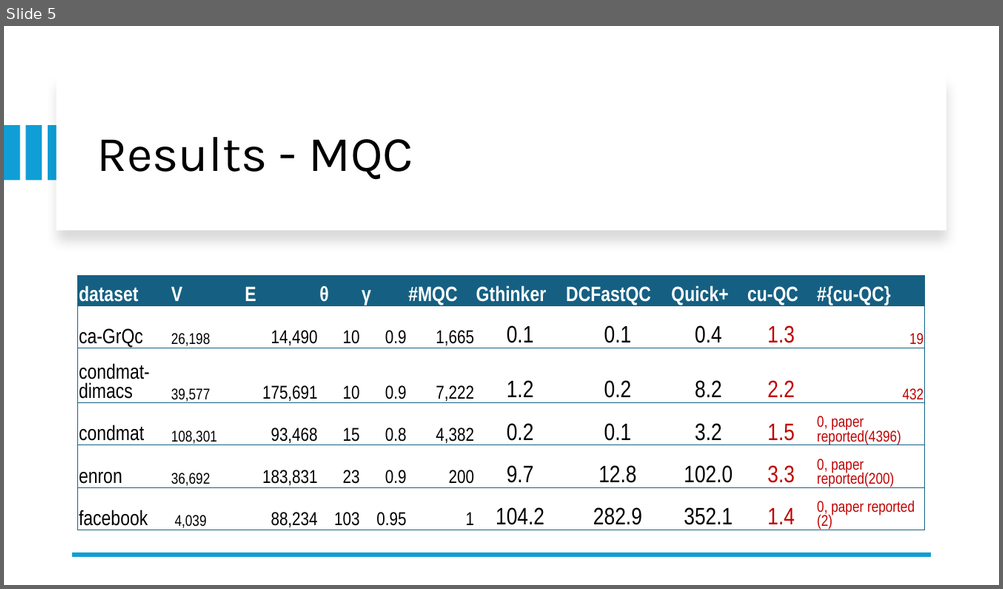
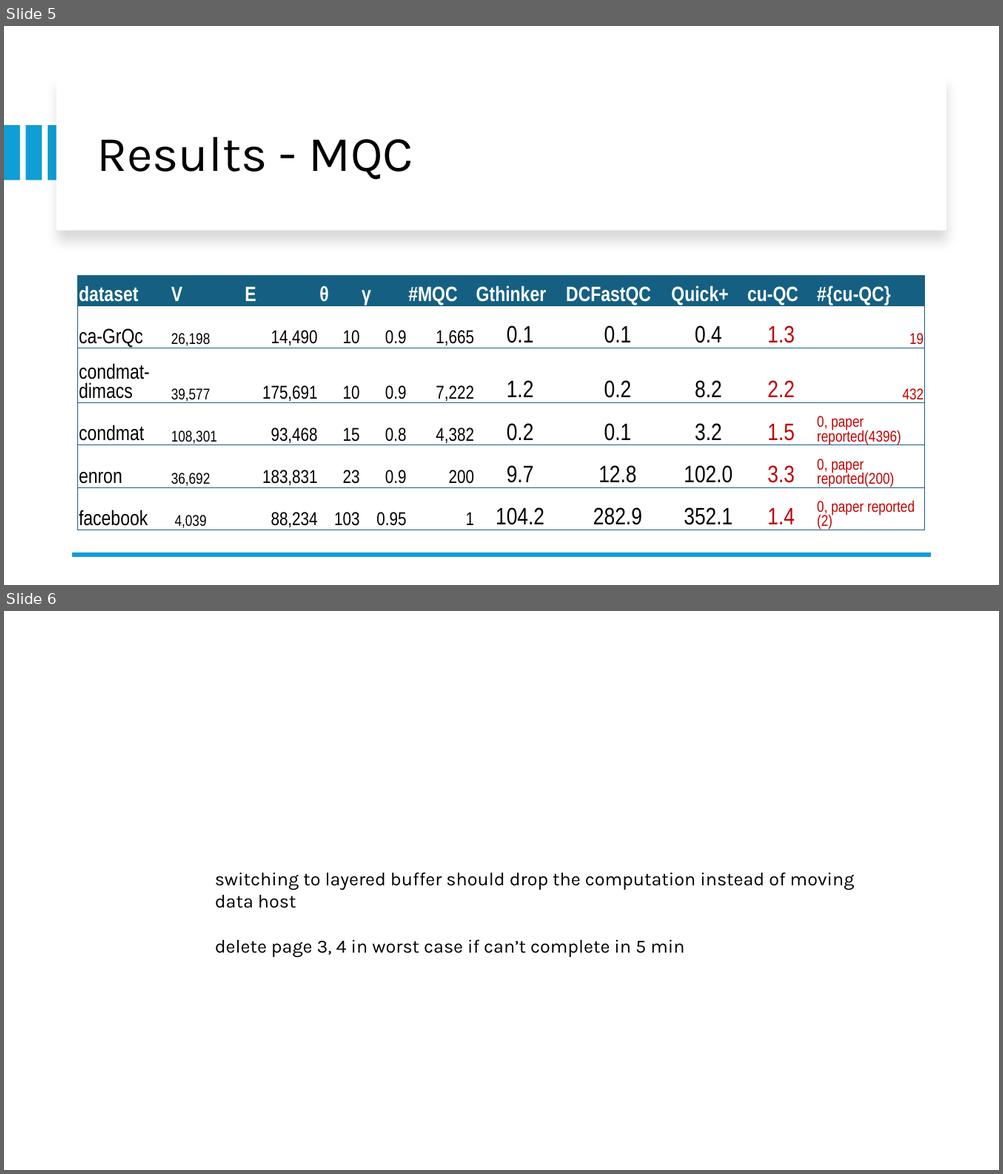
Before and after one commit to akhlaqueak/G-ThinkerCG, a slide deck: revision.pptx. Shown one above the other, each under a label of ours: slide 5 before the commit, slides 5 and 6 after it. The pictures are 1003x589 and 1003x1174 pixels, drawn with LibreOffice and Linux fonts; fonts in the diff are those of the drawing. Boxes give left, top, right and bottom in pixels: in the first picture for what was removed or moved away, otherwise in the second. Text is boxed around its words. In the diff, an @@ line names an element or a change of style, - is before the commit and + after.

```diff
--- a/revision.pptx
+++ b/revision.pptx
@@ slide 6 added at [4, 611, 999, 1170], background #FFFFFF @@
@@ text added at [215, 872, 854, 957], 18 pt, text #000000 @@
+switching to layered buffer should drop the computation instead of moving data host
+delete page 3, 4 in worst case if can’t complete in 5 min
```
Also in this commit, not shown: 1 slide removed, 8 other files.
